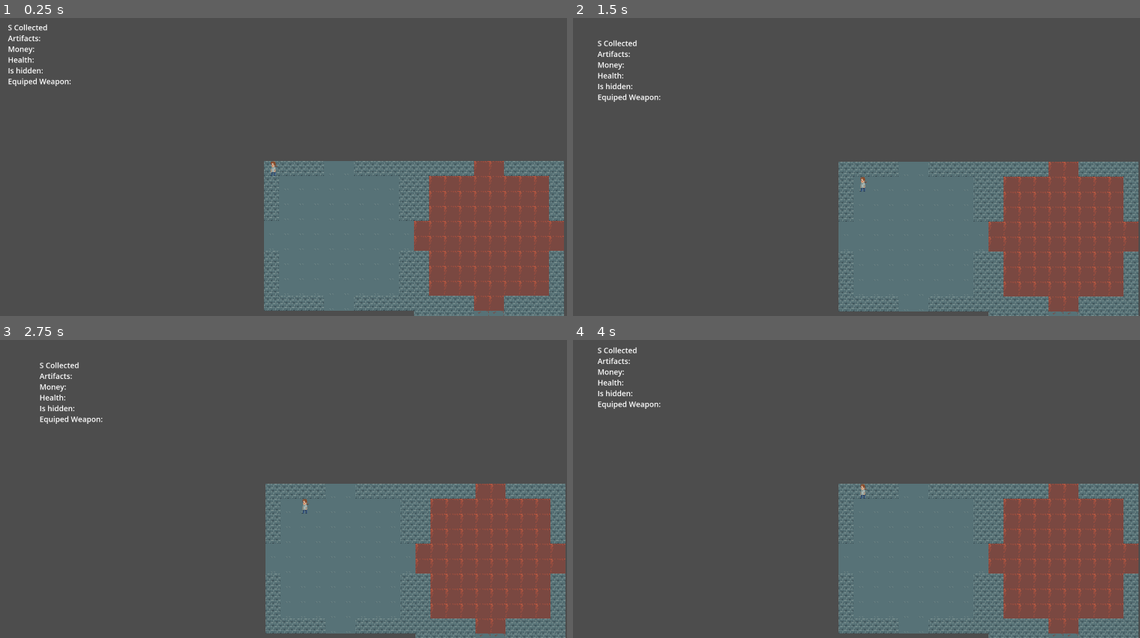
Above: before the commit, frames 1-4 (two rows, left to right).
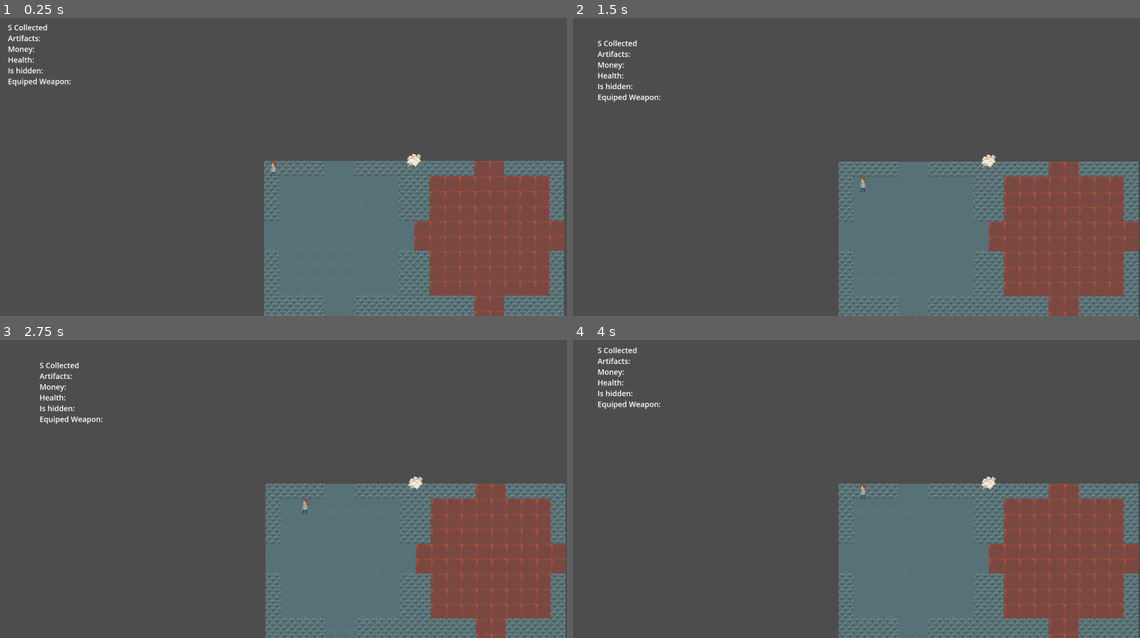
Above: after the commit, the same moments.

Repository: milomccarty99/ld-58
Game: Godot game, scene res://scenes/world.tscn
Same seed, same stepped clock (60 frames per second), same inputs: the game is played once before the commit and once after it.
Inputs (mouse positions are in pixels of both pictures, inside the frame that each line leads up to):
- Up to frame 1 (0.25 s): no input
- Up to frame 2 (1.5 s): move the mouse to (969, 152) at 0.52 s; press the mouse at (969, 152) at 0.53 s; hold D (right) 0.53-1.28 s; tap Enter at 1.25 s; move the mouse to (720, 181) at 1.27 s; release the mouse at (720, 181) at 1.28 s; hold S (down) from 1.28 s (still down); tap Q (swap_weapon_L) at 1.35 s
- Up to frame 3 (2.75 s): tap Space at 2 s; move the mouse to (328, 423) at 2.02 s; release S (down) at 2.03 s; hold D (right) from 2.03 s (still down); hold E (swap_weapon_R) from 2.03 s (still down)
- Up to frame 4 (4 s): tap Enter at 2.75 s; move the mouse to (811, 548) at 2.77 s; release D (right) at 2.78 s; release E (swap_weapon_R) at 2.78 s; hold W (up) 2.78-3.53 s; click (811, 548) at 2.85 s; tap Space at 3.5 s; move the mouse to (1020, 533) at 3.52 s; hold A (left) from 3.53 s (still down); hold Q (swap_weapon_L) from 3.53 s (still down)

The runs differ from the first frame. In frame 1, 0.6% of the frame differs, in the area x 46-89%, y 45-100%; in frame 2, 0.5%; in frame 3, 0.5%; in frame 4, 0.5%.

Commit message:
room gen improvements

Diff:
--- a/scenes/level.gd
+++ b/scenes/level.gd
@@ -1,6 +1,6 @@
 extends Node2D
-var width = 10
-var height = 10
+var width = 5
+var height = 5
 var level_room_noise = FastNoiseLite.new()
 var m
 var included
@@ -10,8 +10,9 @@
 var room_scene_preload = preload("res://scenes/room.tscn")
 @onready
 var enter_room = Vector2(0,0)
-var exit_room = Vector2(4,4)
-var extra_interests # Brutus, Supply Closet, Janitor room ;;; be sure to check against in existing room -- esp. themed rooms
+var exit_room = Vector2(width -1, height - 1)
+var extra_interests  # Brutus, Supply Closet, Janitor room ;;; be sure to check against in existing room -- esp. themed rooms
+var articulated_ex_interests = ["Brutus", "Supply-Closet", "Janitor"]
 var doors
 var door_count = 0
 @onready
@@ -86,7 +87,6 @@
 		var dist = abs(from_room.x - to_room.x) + abs(from_room.y - to_room.y)
 		if dist < closest_distance:
 			return dist
-
 	return INF
 
 func find_next_room_in_path(to_room : Vector2)->bool:
@@ -146,6 +146,8 @@
 	door_count += 2
 	return included[to_room.x + width * to_room.y]
 
+func get_free_room()->Vector2:
+	return Vector2(rng.randi()%width, rng.randi()%height)
 
 func _ready()->void:
 	#var noise_texture = Noise.generate_scene_unique_id()
@@ -153,6 +155,7 @@
 	level_room_noise.seed = randi()
 	level_room_noise.frequency = .5
 	rng.seed = hash("boiler1")
+	extra_interests = [get_free_room(), get_free_room(), get_free_room()]
 	m = Array()
 	m.resize(width * height + 1)
 	included = Array()
@@ -187,6 +190,10 @@
 				#m[i + width * j].direction = "up"
 	while (not find_next_room_in_path(exit_room)):
 		pass
+	for i in range(0, extra_interests.size()):
+		while(not find_next_room_in_path(extra_interests[i])):
+			pass
+
 	for i in range(0, width):
 		for j in range(0, height):
 			if (included[i + width * j]):
@@ -195,13 +202,15 @@
 				#tileMap.set_cell(Vector2(i,j),1, tile_indexed[splash])
 				var room_to_instance = room_scene_preload.instantiate()
 				room_to_instance.start_point = Vector2(i,j)
+				for interest in extra_interests.size():
+					if Vector2(i,j) == extra_interests[interest]:
+						room_to_instance.roomtype = articulated_ex_interests[interest]
 				room_to_instance.floor_sample = tile_indexed[splash]
 				room_to_instance.door_dir = look_for_doors(Vector2(i,j))
 				room_to_instance.walls = look_for_walls(Vector2(i,j))
 				add_child(room_to_instance)
-		pass
+
 			#tileMap.set_cell(Vector2(i,j), 1, Vector2(3,1))
-
 
 
 			 #initialize unique indices
--- a/scenes/room.gd
+++ b/scenes/room.gd
@@ -1,7 +1,7 @@
 extends Node2D
 
 #var start = Vector2(4,4)
-#var end = Vector2(10,10)
+#var end = Vector2(10,10)#var loc = Vector2(-1,-1)
 var width = 10
 var height = 10
 var start_point = Vector2(0,0)
@@ -13,12 +13,21 @@
 var walls = 0
 @onready
 var tileMap = $"../../TileMapLayer"
+@onready
+var marker = $Marker
+var roomtype = "peaceful" # types peaceful, trapped, janitor, dangerous
+# dangerous+trapped, brutus, shop(end of each level)
 
 func _enter_tree()->void:
 
 	pass
 
 func _ready()->void:
+	marker.position = Vector2(start_point.x * 32 * width, start_point.y * 32 * height)
+	if roomtype != "peaceful":
+		marker.visible = true
+		marker.frame = randi() % 10
+
 	for i in range(0, width):
 		for j in range(0, height):
 			tileMap.set_cell(Vector2(start_point.x * width + i,start_point.y * height + j),ss_i, floor_sample)
@@ -36,6 +45,7 @@
 				tileMap.set_cell(Vector2(start_point.x * width + i, start_point.y * height + j), ss_i, wall_sample)
 			else:
 				pass
+	# to-do fix door detection. not sure if this needs to be fixed in door_dir
 	for i in range(0, width):
 		for j in range(0, height):
 			#if door_dir % 8 != door_dir:
--- a/scenes/room.tscn
+++ b/scenes/room.tscn
@@ -1,6 +1,14 @@
-[gd_scene load_steps=2 format=3 uid="uid://cfjq4ncda1a73"]
+[gd_scene load_steps=3 format=3 uid="uid://cfjq4ncda1a73"]
 
 [ext_resource type="Script" uid="uid://jyw5eanxtj4p" path="res://scenes/room.gd" id="1_36trf"]
+[ext_resource type="Texture2D" uid="uid://d3rortgtgeujk" path="res://images/assortment.png" id="2_ffxv4"]
 
 [node name="Room" type="Node2D"]
 script = ExtResource("1_36trf")
+
+[node name="Marker" type="Sprite2D" parent="."]
+visible = false
+z_index = 2
+texture_filter = 1
+texture = ExtResource("2_ffxv4")
+hframes = 10
--- a/scenes/world.tscn
+++ b/scenes/world.tscn
@@ -467,6 +467,7 @@
 
 [sub_resource type="TileSet" id="TileSet_i7141"]
 tile_size = Vector2i(32, 32)
+physics_layer_0/collision_layer = 1
 sources/0 = SubResource("TileSetAtlasSource_qfnet")
 sources/1 = SubResource("TileSetAtlasSource_7r4gi")
 sources/2 = SubResource("TileSetAtlasSource_w7kh3")
Not shown, added: soundfx/applechomp_1.wav.import
Not shown, added: soundfx/applechomp_2.wav.import
Not shown, added: soundfx/applechomp_3.wav.import
Not shown, added: soundfx/applechomp_4.wav.import
Not shown, added: soundfx/cronch_1.wav.import
Not shown, added: soundfx/cronch_2.wav.import
Not shown, added: soundfx/cronch_3.wav.import
Not shown, added: soundfx/cronch_4.wav.import
Not shown, added: soundfx/footfalls_1.wav.import
Not shown, added: soundfx/meatslap_1.wav.import
Not shown, added: soundfx/meatslap_2.wav.import
Not shown, added: soundfx/meatslap_3.wav.import
(and 28 more such lines)
